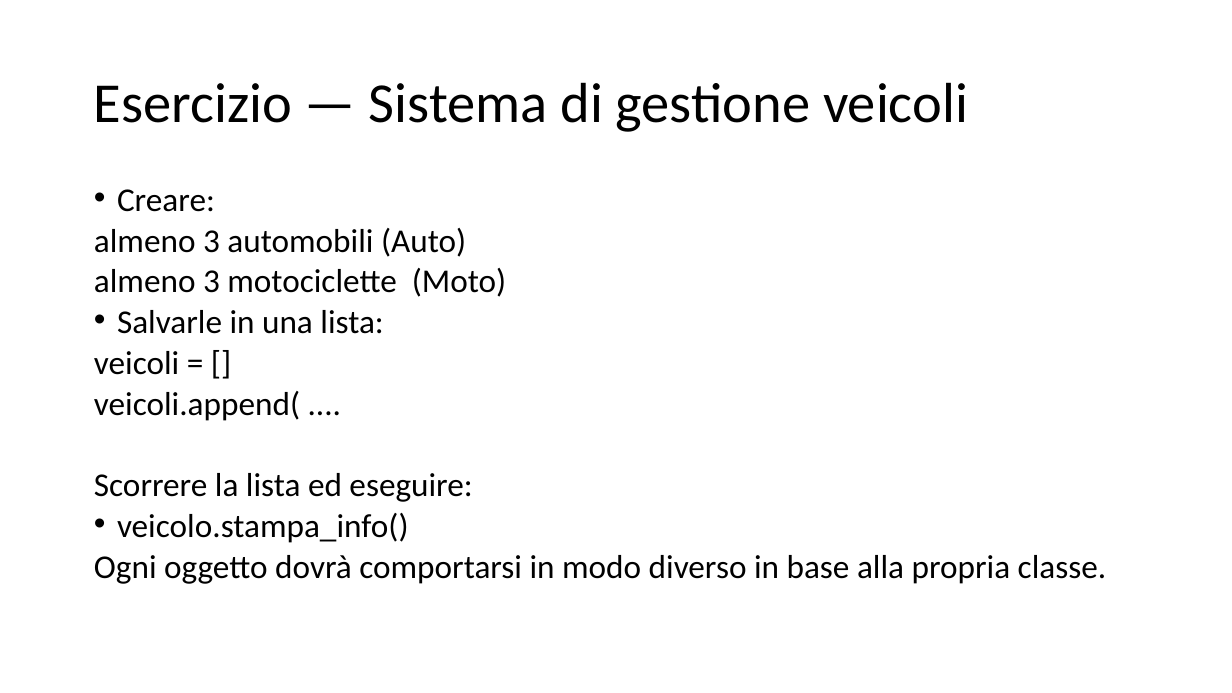
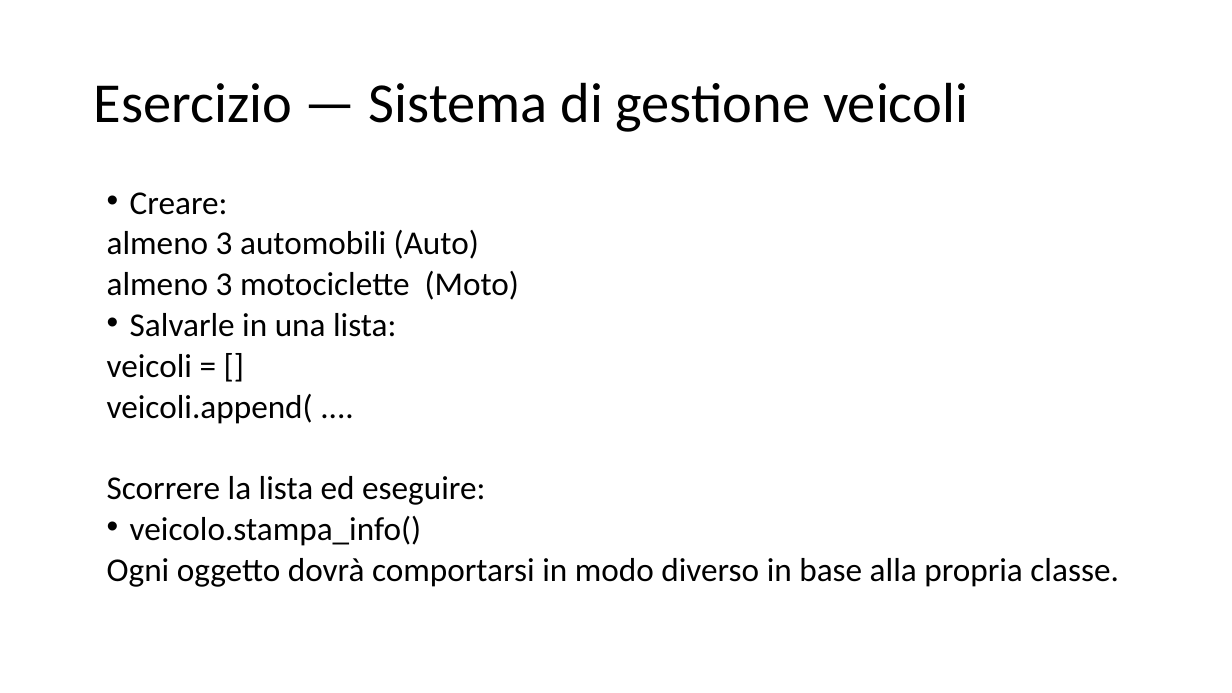
Before and after one commit to dipialx/Corso-Python, a slide deck: slide 8 of EsercizioLez2.pptx. Drawn at 1232x693 pixels with LibreOffice and Linux fonts; fonts in the diff are those of the drawing. Boxes give left, top, right and bottom in pixels: in the first picture for what was removed or moved away, otherwise in the second. Text is boxed around its words. In the diff, an @@ line names an element or a change of style, - is before the commit and + after.

```diff
--- a/EsercizioLez2.pptx
+++ b/EsercizioLez2.pptx
@@ text "Creare:": place and size @@
-text "Creare:" at <box>94,189,1107,584</box>
+text "Creare:" at <box>107,192,1119,587</box>
```
Also in this commit, not shown: 9 other files.
